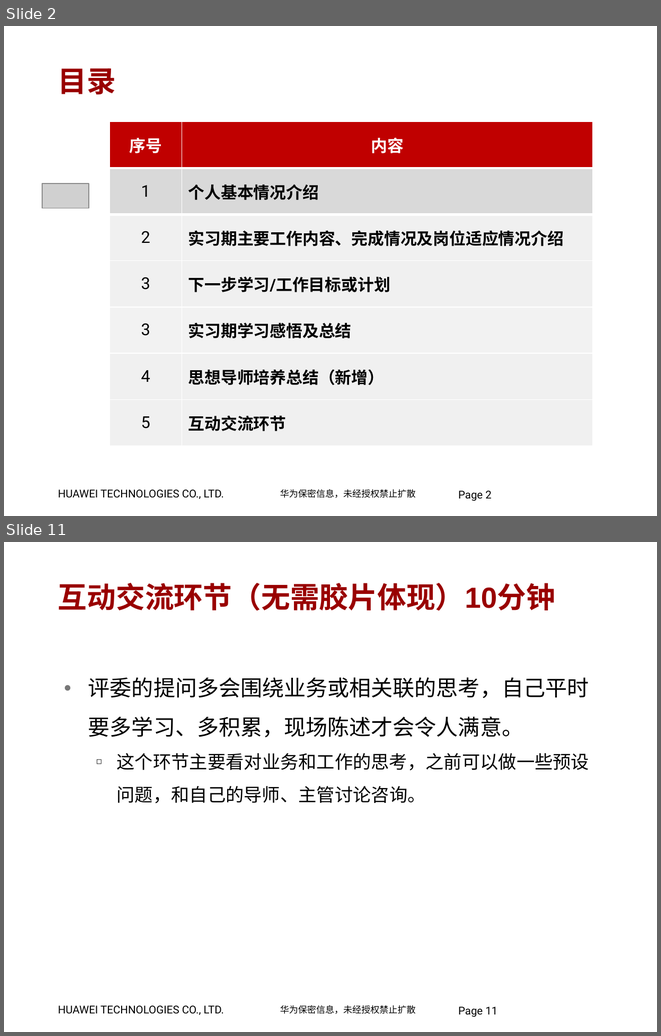
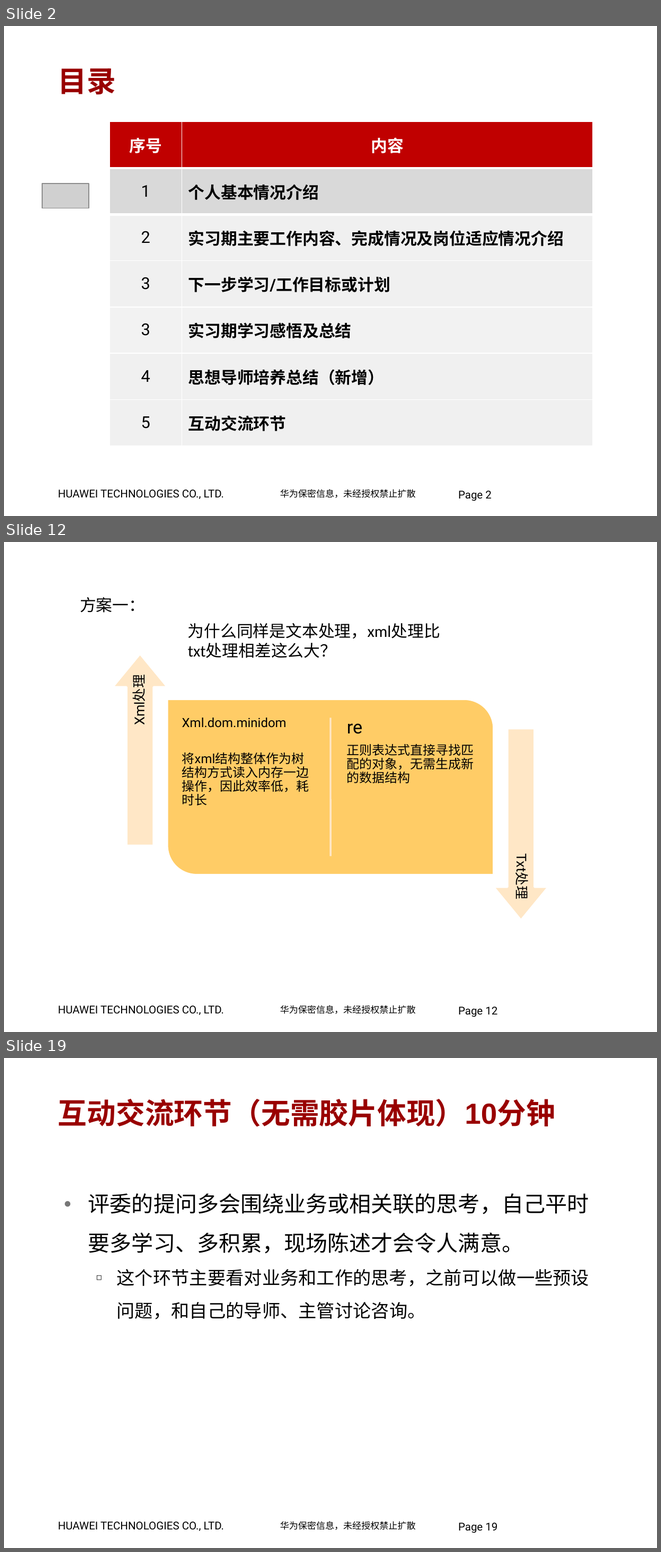
Before and after one commit to jumpjumpdog/Company, a slide deck: LTE产品部实习生转录用答辩模板.pptx. Shown one above the other, each under a label of ours: slides 2 and 11 before the commit, slides 2, 12 and 19 after it; the slides between them are not shown. The pictures are 661x1036 and 661x1552 pixels, drawn with LibreOffice and Linux fonts; fonts in the diff are those of the drawing; grey boxes stand for pictures; background and template pictures are left out. Boxes give left, top, right and bottom in pixels: in the first picture for what was removed or moved away, otherwise in the second. Text is boxed around its words. In the diff, an @@ line names an element or a change of style, - is before the commit and + after.

```diff
--- a/LTE产品部实习生转录用答辩模板.pptx
+++ b/LTE产品部实习生转录用答辩模板.pptx
@@ slide 12 added at <box>4,542,657,1032</box>, background #FFFFFF; not listed: 3 template elements that a slide beside it also shows @@
@@ text added at <box>80,597,145,612</box>, 18 pt, text #000000 @@
+方案一：
@@ text added at <box>188,623,440,638</box>, 18 pt, text #000000 @@
+为什么同样是文本处理，xml处理比txt处理相差这么大？
@@ group added at <box>113,654,548,919</box>: 4 texts, 2 right arrows, 1 round diag rect, 1 line @@
+Xml.dom.minidom
+将xml结构整体作为树结构方式读入内存一边操作，因此效率低，耗时长
+re
+正则表达式直接寻找匹配的对象，无需生成新的数据结构
+Xml处理
+Txt处理
@@ what was slide 11 is now slide 19 @@
@@ page number at <box>458,1522,497,1533</box>: text changed @@
-Page 11
+Page 19
```
Also in this commit, not shown: 5 slides changed, 10 other slides added, 3 slides removed, 8 other files.
